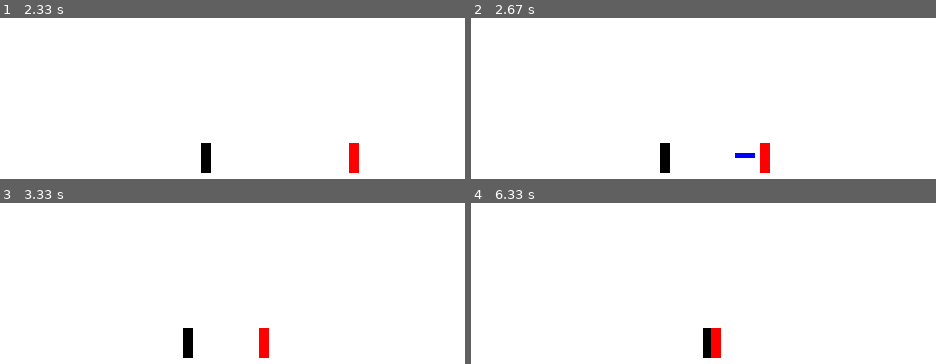
Above: before the commit, frames 1-4 (two rows, left to right).
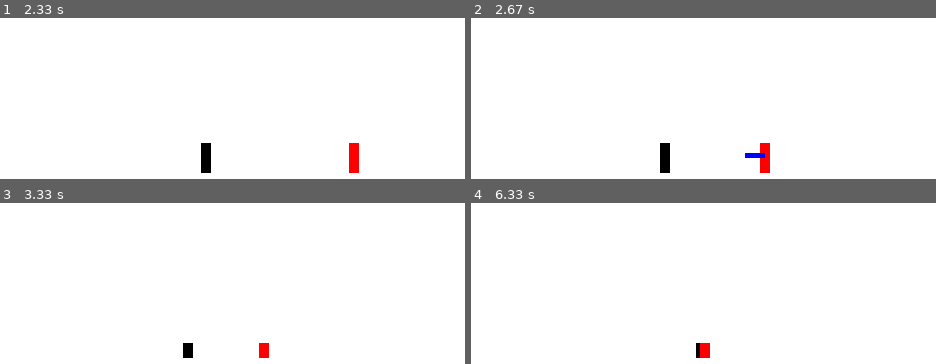
Above: after the commit, the same moments.

Repository: TonyLProjects/PygameProj1
Game: pygame game, started from src/game.py
Two runs of this game, one before a commit and one after it. Both use one fixed random seed, a clock stepped at 60 frames per second and the inputs below.
Inputs:
- Up to frame 1 (2.33 s): tap J at 0.33 s; hold Right 0.67-1.13 s; hold D 0.67-1.13 s; hold Up 1.17-1.47 s; hold W 1.17-1.47 s; hold Right 1.5-1.97 s; hold D 1.5-1.97 s; hold Left from 2 s (still down); hold A from 2 s (still down)
- Up to frame 2 (2.67 s): release Left at 2.53 s; release A at 2.53 s; tap P at 2.57 s
- Up to frame 3 (3.33 s): hold Down 2.9-3.2 s; hold S 2.9-3.2 s; hold Left from 3.23 s (still down); hold A from 3.23 s (still down)
- Up to frame 4 (6.33 s): release Left at 3.63 s; release A at 3.63 s; hold Up 3.67-4.03 s; hold W 3.67-4.03 s; hold Right 4.07-4.7 s; hold D 4.07-4.7 s; tap J at 4.73 s; hold Down 5.07-5.43 s; hold S 5.07-5.43 s; hold Left 5.47-5.93 s; hold A 5.47-5.93 s; hold Right from 5.97 s (still down); hold D from 5.97 s (still down)

Frame 1 is identical in both runs. In frame 2, 0.1% of the frame differs, in the area x 56-64%, y 83-87%; in frame 3, 0.4%; in frame 4, 0.9%, in the area x 48-54%, y 77-97%.

Commit message:
refactored code, removed update.py

Diff:
--- /dev/null
+++ b/src/actionHandler.py
@@ -0,0 +1,45 @@
+# THIS FILE IS NOT NEEDED
+
+import sys
+import os
+import pygame
+
+
+# TODO: restructure logic here
+# function updates 1 player
+# if player is hit, init hitstun and reset all other actions
+# if player hit the other, refresh/update attack frame timer attack frame timer
+# 		need cooldown timer for attacks
+
+# if player takes no action, or if action is invalid, action is not initialized
+def handlePlayerAction(player, action, hurtBoxCollisionResult):
+
+	# if hurtBoxCollisionResult.playerHit == "p1Hit":
+	# 	# init hitstun
+	# 	pass
+	# if hurtBoxCollisionResult.playerHit == "p2Hit":
+	# 	pass
+
+	if isActionValid(player, action) != "noAction":
+		player.initializeAction(action)
+	elif player.isCrouching:
+		player.resetCrouch()
+	player.tick() # always tick after all actions
+
+
+# takes in player object and action string
+# responsibility is to process validity of action. if valid, issue to updater
+# TODO:
+# 		include and generalize all attack inputs
+# 		maybe add cannotInitAction to return value
+def isActionValid(player, action):
+	if player.canInitAction == False:
+		return "noAction"
+	if action == "noAction":
+		return "noAction"
+	if player.isAirborne == True:
+		if action == "punch": # add/generalize more attack commands later
+			return action
+		else:
+			return "noAction"
+	return action
--- a/src/game.py
+++ b/src/game.py
@@ -3,19 +3,90 @@
 import pygame
 
 # import inputBuffer
+import actionHandler
 import inputHandler
-import updater
+import player
+# importing keybinding dictionary
 import Keybindings as keybinds
-import player
-import vector2d
+
+# importing helper structures
+from vector2d import vector2d
+from hitResult import hitResult
+
 
 from constants import *
 
+def playerSideSwitchDetection(player1, player2):
+	if player1.xPos > player2.xPos and player1.playerFacingSide == 0:
+			return True
+			# request side switch
+	if player1.xPos < player2.xPos and player1.playerFacingSide == 1:
+			return True
+			# request side switch
+	return False
+
+# TODO: move this to squareCoord2d.py and call from that file
+def checkRectCollision(coord1, coord2):
+	if coord1.max.x < coord2.min.x:
+		return False
+	if coord1.min.x > coord2.max.x:
+		return False
+	if coord1.max.y < coord2.min.y:
+		return False
+	if coord1.min.y > coord2.max.y:
+		return False
+	return True
+
+# change the use of hitResult object init as struct, probably not efficient
+def hurtBoxCollisionDetection(player1, player2):
+	if player1.isAttacking == False and player2.isAttacking == False:
+		return hitResult(False, False)
+	else:
+		p1Hit = False
+		p2Hit = False
+		p1HitBox = player1.getHitBox()
+		p1HurtBox = player1.getHurtBox()
+		p2HitBox = player2.getHitBox()
+		p2HurtBox = player2.getHurtBox()
+		p2Hit = checkRectCollision(p1HitBox, p2HurtBox)
+		p1Hit = checkRectCollision(p2HitBox, p1HurtBox)
+	return hitResult(p1Hit, p2Hit)
+
+def handlePlayerAction(player, action, hurtBoxCollisionResult):
+	# if hurtBoxCollisionResult.playerHit == "p1Hit":
+	# 	# init hitstun
+	# 	pass
+	# if hurtBoxCollisionResult.playerHit == "p2Hit":
+	# 	pass
+
+	if isActionValid(player, action) != "noAction":
+		return action
+
+def isActionValid(player, action):
+	if player.canInitAction == False:
+		return "noAction"
+	if action == "noAction":
+		return "noAction"
+	if player.isAirborne == True:
+		if action == "punch": # add/generalize more attack commands later
+			return action
+		else:
+			return "noAction"
+	return action
+
+def initFinalAction(player, action):
+	if action != "noAction":
+		player.initializeAction(action)
+	elif player.isCrouching:
+		player.resetCrouch
+
+
+# temporary rendering functions
+# TODO:
+# 	Load background and sprite
 def renderDisplay(display):
 	gameDisplay.fill(WHITE)
 
-# temporary rendering method, will be changed
-# TODO: move these to the player class since need side detection
 def renderPlayer(player, display):
 		drawPlayerBody(player, display)
 		drawPlayerAttack(player, display)
@@ -31,11 +102,15 @@
 	if player.isAttacking == True:
 		coord = player.getHitBox()
 		hitboxHeight = coord.max.y - coord.min.y
-		if player.playerFacingSide == 0:
-			hitboxWidth = coord.max.x - coord.min.x
-		else:
-			hitboxWidth = 20
+
+		hitboxWidth = coord.max.x - coord.min.x
+
 		pygame.draw.rect(display, BLUE, [coord.min.x, coord.min.y, hitboxWidth, hitboxHeight])
+
+
+
+
+
 clock = pygame.time.Clock()
 pygame.init()
 
@@ -66,23 +141,23 @@
 	# movement handled with pressed keys
 	keys = pygame.key.get_pressed()
 
-	p1Action = inputHandler.handlePlayerInputs(events, keys, p1.playerGameSide, p1.playerFacingSide)
-	p2Action = inputHandler.handlePlayerInputs(events, keys, p2.playerGameSide, p2.playerFacingSide)
-	# print(p1Action)
-	# print(p2Action)
-
 	if p1.sideSwitchRequest == False and p2.sideSwitchRequest == False:
-		# print("switch request is both false ")
-		playerSideSwitchResult = updater.playerSideSwitchDetection(p1, p2)
-	collisionResult = updater.hurtBoxCollisionDetection(p1, p2)
-
+		playerSideSwitchResult = playerSideSwitchDetection(p1, p2)
 	if playerSideSwitchResult == True:
 		p1.initSideSwitch()
 		p2.initSideSwitch()
 		playerSideSwitchResult = False
-
-	updater.update(p1, p1Action, collisionResult)
-	updater.update(p2, p2Action, collisionResult)
+	p1ActionFromInput = inputHandler.handlePlayerInputs(events, keys, p1.playerGameSide, p1.playerFacingSide)
+	p2ActionFromInput = inputHandler.handlePlayerInputs(events, keys, p2.playerGameSide, p2.playerFacingSide)
+	collisionResult = hurtBoxCollisionDetection(p1, p2)
+	print("p1 hit result", collisionResult.p1HitResult)
+	print("p2 hit result", collisionResult.p2HitResult)
+	p1ActionToInit = handlePlayerAction(p1, p1ActionFromInput, collisionResult)
+	p2ActionToInit = handlePlayerAction(p2, p2ActionFromInput, collisionResult)
+	initFinalAction(p1, p1ActionToInit)
+	initFinalAction(p2, p2ActionToInit)
+	p1.tick()
+	p2.tick()
 
 	# TODO: include game UI into renderDisplay and change name of function
 	renderDisplay(gameDisplay)
--- /dev/null
+++ b/src/hitResult.py
@@ -0,0 +1,5 @@
+# helper data structure to make hit detection result code more readable
+class hitResult:
+	def __init__(self, p1Res, p2Res):
+		self.p1HitResult = p1Res
+		self.p2HitResult = p2Res
--- a/src/inputHandler.py
+++ b/src/inputHandler.py
@@ -80,7 +80,6 @@
 
 
 
-#
 def processAttack(keyDownInputs, pressedKeys, playerFacingSide):
 
 
--- a/src/player.py
+++ b/src/player.py
@@ -63,7 +63,8 @@
 
 
 ###class methods
-	# validity of action is handled in another function
+
+	# validity and action priority is handled in another function
 	def initializeAction(self, action):
 		if action == "forward":
 			if self.playerFacingSide == 0:
@@ -79,6 +80,7 @@
 		if action == "crouch":
 			self.isCrouching = True
 			self.height = 15
+			self.yPos = GAMEFLOOR+15
 		if action == "verticalJump":
 			self.verticalJump()
 		if action == "forwardJump":
@@ -87,7 +89,6 @@
 			self.backwardJump()
 		if action == "punch":
 			self.punch()
-			pass
 
 
 	def tick(self):
@@ -121,7 +122,6 @@
 				self.canInitAction = True
 		if self.sideSwitchRequest == True:
 			if self.isAirborne == False and self.isAttacking == False:
-
 				self.sideSwitch()
 
 
@@ -147,7 +147,6 @@
 
 # make this into struct?
 	def punch(self):
-		print("punch is called")
 		self.isAttacking = True
 		self.canInitAction = False
 		self.attackType = "punch"
@@ -156,6 +155,7 @@
 	def resetCrouch(self):
 		self.isCrouching = False
 		self.height = 30
+		self.yPos = GAMEFLOOR
 
 
 	# TODO: Account for crouch
@@ -178,12 +178,9 @@
 					minHitBoxCoord = vector2d(self.xPos + (self.width/2), self.yPos + (self.height/3))
 					maxHitBoxCoord = vector2d(self.xPos + (self.width/2)+20, self.yPos + (self.height/3)+5)
 				else:
-					minHitBoxCoord = vector2d(self.xPos - (self.width/2)-20, self.yPos + (self.height/3))
-					maxHitBoxCoord = vector2d(self.xPos - (self.width/2), self.yPos + (self.height/3+5))
+					minHitBoxCoord = vector2d(self.xPos + (self.width/2)-20, self.yPos + (self.height/3))
+					maxHitBoxCoord = vector2d(self.xPos + (self.width/2), self.yPos + (self.height/3)+5)
 				hitBoxCoord = squareCoord2d(minHitBoxCoord, maxHitBoxCoord)
-				print(hitBoxCoord.max.x)
-				print(hitBoxCoord.min.x)
-				print(self.xPos)
 				return hitBoxCoord
 
 
@@ -198,5 +195,3 @@
 	def sideSwitch(self):
 		self.playerFacingSide = (self.playerFacingSide + 1) % 2
 		self.sideSwitchRequest = False
-		print(self.playerGameSide)
-		print("executing side switch")
--- a/src/updater.py
+++ b/src/updater.py
@@ -1,95 +1,84 @@
-import sys
-import os
-import pygame
-# maybe change the name of file to something else than updater
-# TODO: change file name
-# updater is no longer appropriate name for the file
+#FILE NO LONGER NEEDED
 
-# checks a player's hitbox collided with hurtbox
-def hurtBoxCollisionDetection(player1, player2):
-	if player1.isAttacking == False and player2.isAttacking == False:
-		return "noHit"
-	else:
-		p1Hit = False
-		p2Hit = False
-		p1HitBox = player1.getHitBox()			# these should be vector2d objects
-		# print(p1HitBox.max.x, p1HitBox.max.y)
-		p1HurtBox = player1.getHurtBox()
-		p2HitBox = player2.getHitBox()
-		p2HurtBox = player2.getHurtBox()
-		p2Hit = checkRectCollision(p1HitBox, p2HurtBox)
-		p1Hit = checkRectCollision(p2HitBox, p1HurtBox)
+# import sys
+# import os
+# import pygame
+# # might not be necessary to put these functions into a separate file
+# # maybe change the name of file to something else than updater
 
-		if p2Hit == True:
-			print(p2Hit)
-		if p1Hit == True:
-			print(p1Hit)
 
-# maybe this should be helper method in squareCord2d class
-def checkRectCollision(coord1, coord2):
-	if coord1.max.x < coord2.min.x:
-		return False
-	if coord1.min.x > coord2.max.x:
-		return False
-	if coord1.max.y < coord2.min.y:
-		return False
-	if coord1.min.y > coord2.max.y:
-		return False
-	return True
+# # checks a player's hitbox collided with hurtbox
+# def hurtBoxCollisionDetection(player1, player2):
+# 	if player1.isAttacking == False and player2.isAttacking == False:
+# 		return "noHit"
+# 	else:
+# 		p1Hit = False
+# 		p2Hit = False
+# 		p1HitBox = player1.getHitBox()			# these should be vector2d objects
+# 		# print(p1HitBox.max.x, p1HitBox.max.y)
+# 		p1HurtBox = player1.getHurtBox()
+# 		p2HitBox = player2.getHitBox()
+# 		p2HurtBox = player2.getHurtBox()
+# 		p2Hit = checkRectCollision(p1HitBox, p2HurtBox)
+# 		p1Hit = checkRectCollision(p2HitBox, p1HurtBox)
+
+# 		if p2Hit == True:
+# 			print(p2Hit)
+# 		if p1Hit == True:
+# 			print(p1Hit)
+
+# # maybe this should be helper method in squareCord2d class
+# def checkRectCollision(coord1, coord2):
+# 	if coord1.max.x < coord2.min.x:
+# 		return False
+# 	if coord1.min.x > coord2.max.x:
+# 		return False
+# 	if coord1.max.y < coord2.min.y:
+# 		return False
+# 	if coord1.min.y > coord2.max.y:
+# 		return False
+# 	return True
 
 
 
-# TODO: restructure logic here
-# function updates 1 player
-# if player is hit, init hitstun and reset all other actions
-# if player hit the other, refresh/update attack frame timer attack frame timer
-# 		need cooldown timer for attacks
+# # TODO: restructure logic here
+# # function updates 1 player
+# # if player is hit, init hitstun and reset all other actions
+# # if player hit the other, refresh/update attack frame timer attack frame timer
+# # 		need cooldown timer for attacks
 
-# if player takes no action, or if action is invalid, action is not initialized
-def update(player, action, hurtBoxCollisionResult):
+# # if player takes no action, or if action is invalid, action is not initialized
+# def update(player, action, hurtBoxCollisionResult):
 
-	# if hurtBoxCollisionResult.playerHit == "p1Hit":
-	# 	# init hitstun
-	# 	pass
-	# if hurtBoxCollisionResult.playerHit == "p2Hit":
-	# 	pass
+# 	# if hurtBoxCollisionResult.playerHit == "p1Hit":
+# 	# 	# init hitstun
+# 	# 	pass
+# 	# if hurtBoxCollisionResult.playerHit == "p2Hit":
+# 	# 	pass
 
-
-
-	if isActionValid(player, action) != "noAction":
-		player.initializeAction(action)
-	else:
-		player.resetCrouch()
-	player.tick() # always tick after all actions
+# 	if isActionValid(player, action) != "noAction":
+# 		player.initializeAction(action)
+# 	else:
+# 		player.resetCrouch()
+# 	player.tick() # always tick after all actions
 
 
 
 
-# takes in player object and action string
-# responsibility is to process validity of action. if valid, issue to updater
-# TODO:
-# 		include and generalize all attack inputs
-# 		maybe add cannotInitAction to return value
-def isActionValid(player, action):
-	# print(action)
-	if player.canInitAction == False:
-		return "noAction"
-	if action == "noAction":
-		return "noAction"
-	if player.isAirborne == True:
-		if action == "punch": # add/generalize more attack commands later
-			return action
-		else:
-			return "noAction"
-	return action
-
-def playerSideSwitchDetection(player1, player2):
-	if player1.xPos > player2.xPos and player1.playerFacingSide == 0:
-			print('swap detected')
-			return True
-			# request side switch
-	if player1.xPos < player2.xPos and player1.playerFacingSide == 1:
-			print('swap detected')
-			return True
-			# request side switch
-	return False
+# # takes in player object and action string
+# # responsibility is to process validity of action. if valid, issue to updater
+# # TODO:
+# # 		include and generalize all attack inputs
+# # 		maybe add cannotInitAction to return value
+# def isActionValid(player, action):
+# 	# print(action)
+# 	if player.canInitAction == False:
+# 		return "noAction"
+# 	if action == "noAction":
+# 		return "noAction"
+# 	if player.isAirborne == True:
+# 		if action == "punch": # add/generalize more attack commands later
+# 			return action
+# 		else:
+# 			return "noAction"
+# 	return action
Not shown, changed: TODO.txt
Not shown, added: src/actionHandler.pyc
Not shown, added: src/hitResult.pyc
Not shown, changed: src/inputHandler.pyc
Not shown, changed: src/player.pyc
Not shown, changed: src/updater.pyc
